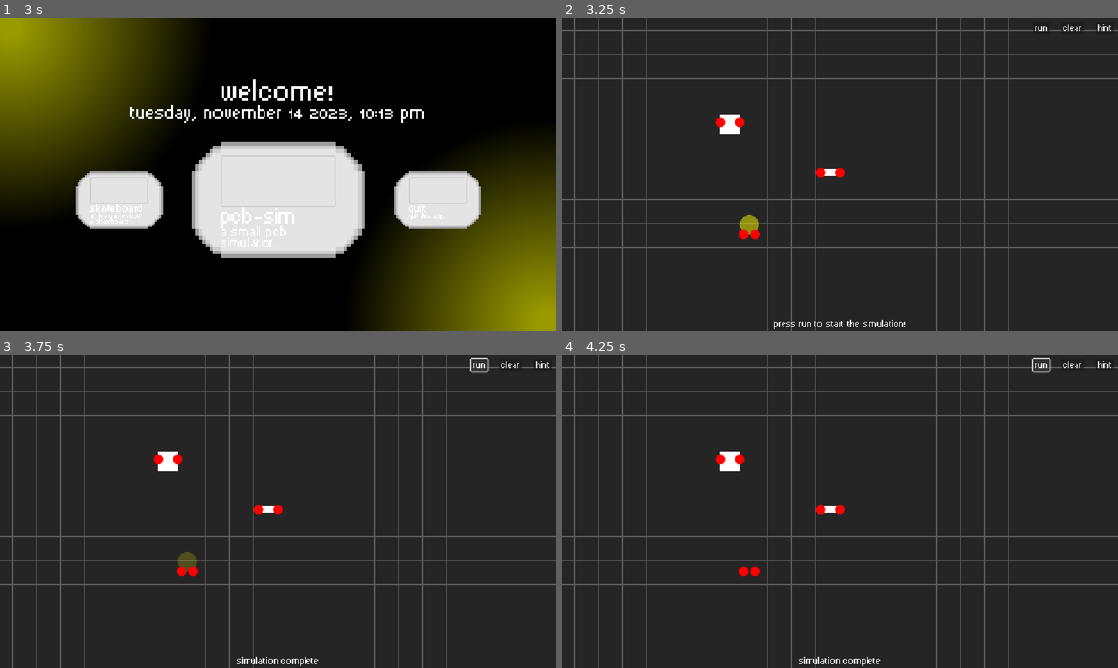
Above: before the commit, frames 1-4 (two rows, left to right).
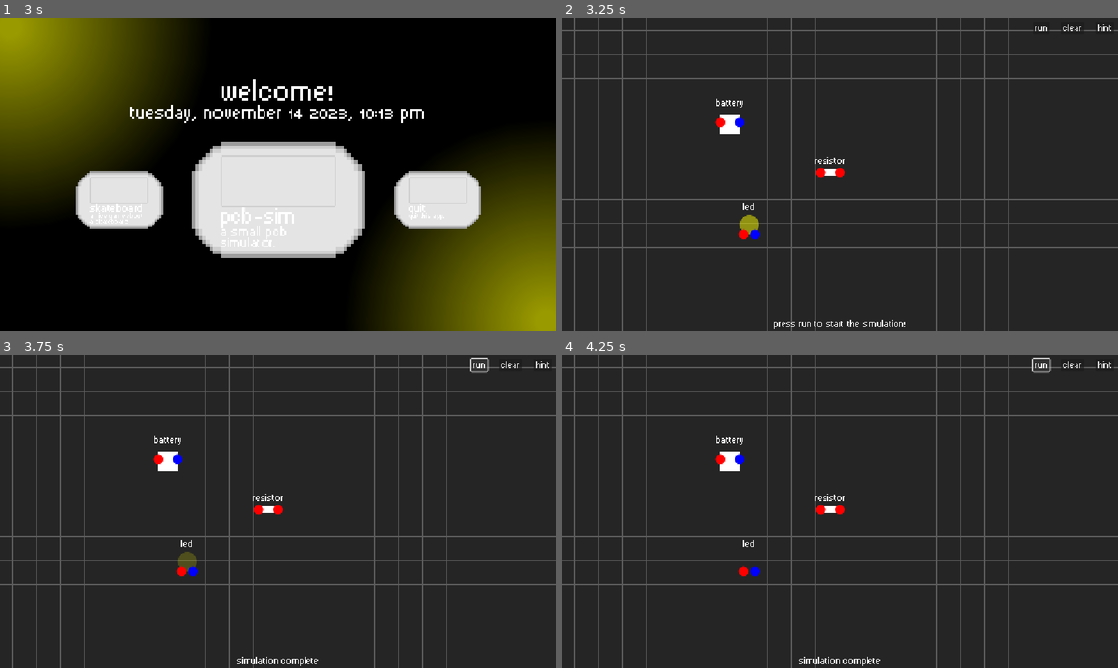
Above: after the commit, the same moments.

Repository: RafaeloxMC/giftbox
Game: Godot game, scene res://scenes/ui/loading.tscn
Two runs of this game, one before a commit and one after it. Both use one fixed random seed, a clock stepped at 60 frames per second and the inputs below.
Inputs (mouse positions are in pixels of both pictures, inside the frame that each line leads up to):
- Up to frame 1 (3 s): tap Enter (ui_accept) at 0.5, 0.77, 1.25, 1.52, 2 s; hold Right (ui_right) 0.53-2.03 s; click (278, 174) at 0.6 s; move the mouse to (166, 190) at 1.27 s; tap Alt at 1.35 s; move the mouse to (333, 105) at 2.02 s; hold Left (ui_left) 2.03-2.78 s; tap Shift at 2.1 s; move the mouse to (278, 199) at 2.77 s; hold Right (ui_right) from 2.78 s (still down); click (278, 199) at 2.85 s
- Up to frame 2 (3.25 s): keep holding Right (ui_right); tap Enter (ui_accept) at 3.02 s
- Up to frame 3 (3.75 s): release Right (ui_right) at 3.5 s; click "Run" at 3.5 s
- Up to frame 4 (4.25 s): no input

Frame 1 is identical in both runs. In frame 2, 0.2% of the frame differs, in the area x 27-51%, y 25-71%; in frame 3, 0.2%; in frame 4, 0.2%.

Commit message:
Add labels and +/- style to battery and LED pins

Diff:
--- a/scenes/electronics/battery.tscn
+++ b/scenes/electronics/battery.tscn
@@ -1,7 +1,14 @@
-[gd_scene load_steps=3 format=3 uid="uid://y6s50ductg4e"]
+[gd_scene load_steps=4 format=3 uid="uid://y6s50ductg4e"]
 
 [ext_resource type="Script" uid="uid://dofu6v38w6gjj" path="res://scripts/electronics/battery.gd" id="1_6oi3y"]
 [ext_resource type="PackedScene" uid="uid://cgv64wwg2hl7c" path="res://scenes/electronics/pin.tscn" id="2_41njs"]
+
+[sub_resource type="StyleBoxFlat" id="StyleBoxFlat_41njs"]
+bg_color = Color(0, 0, 1, 1)
+corner_radius_top_left = 100
+corner_radius_top_right = 100
+corner_radius_bottom_right = 100
+corner_radius_bottom_left = 100
 
 [node name="Battery" type="Node2D" node_paths=PackedStringArray("pins")]
 script = ExtResource("1_6oi3y")
@@ -19,3 +26,8 @@
 
 [node name="NegativePin" parent="Pins" instance=ExtResource("2_41njs")]
 position = Vector2(40, 16)
+
+[node name="Sprite2D" parent="Pins/NegativePin" index="1"]
+theme_override_styles/panel = SubResource("StyleBoxFlat_41njs")
+
+[editable path="Pins/NegativePin"]
--- a/scenes/electronics/led.tscn
+++ b/scenes/electronics/led.tscn
@@ -1,10 +1,17 @@
-[gd_scene load_steps=4 format=3 uid="uid://bragwg6xxtiin"]
+[gd_scene load_steps=5 format=3 uid="uid://bragwg6xxtiin"]
 
 [ext_resource type="Script" uid="uid://booc8a06h4ov1" path="res://scripts/electronics/led.gd" id="1_1da4t"]
 [ext_resource type="PackedScene" uid="uid://cgv64wwg2hl7c" path="res://scenes/electronics/pin.tscn" id="2_bxrkn"]
 
 [sub_resource type="StyleBoxFlat" id="StyleBoxFlat_bxrkn"]
 bg_color = Color(1, 1, 0, 1)
+corner_radius_top_left = 100
+corner_radius_top_right = 100
+corner_radius_bottom_right = 100
+corner_radius_bottom_left = 100
+
+[sub_resource type="StyleBoxFlat" id="StyleBoxFlat_urndi"]
+bg_color = Color(0, 0, 1, 1)
 corner_radius_top_left = 100
 corner_radius_top_right = 100
 corner_radius_bottom_right = 100
@@ -28,3 +35,8 @@
 
 [node name="Cathode" parent="Pins" instance=ExtResource("2_bxrkn")]
 position = Vector2(32, 40)
+
+[node name="Sprite2D" parent="Pins/Cathode" index="1"]
+theme_override_styles/panel = SubResource("StyleBoxFlat_urndi")
+
+[editable path="Pins/Cathode"]
--- a/scenes/pcb.tscn
+++ b/scenes/pcb.tscn
@@ -91,6 +91,36 @@
 text = "Press run to start the simulation!"
 horizontal_alignment = 1
 
+[node name="BatteryLabel" type="Label" parent="UI"]
+layout_mode = 0
+offset_left = 320.0
+offset_top = 168.0
+offset_right = 376.0
+offset_bottom = 191.0
+theme = ExtResource("1_efhn6")
+text = "Battery"
+horizontal_alignment = 1
+
+[node name="ResistorLabel" type="Label" parent="UI"]
+layout_mode = 0
+offset_left = 520.0
+offset_top = 288.0
+offset_right = 592.0
+offset_bottom = 311.0
+theme = ExtResource("1_efhn6")
+text = "Resistor"
+horizontal_alignment = 1
+
+[node name="LEDLabel" type="Label" parent="UI"]
+layout_mode = 0
+offset_left = 360.0
+offset_top = 384.0
+offset_right = 416.0
+offset_bottom = 407.0
+theme = ExtResource("1_efhn6")
+text = "LED"
+horizontal_alignment = 1
+
 [node name="Simulator" parent="." instance=ExtResource("8_wdhm5")]
 
 [connection signal="pressed" from="UI/Run" to="." method="_on_run_pressed"]
